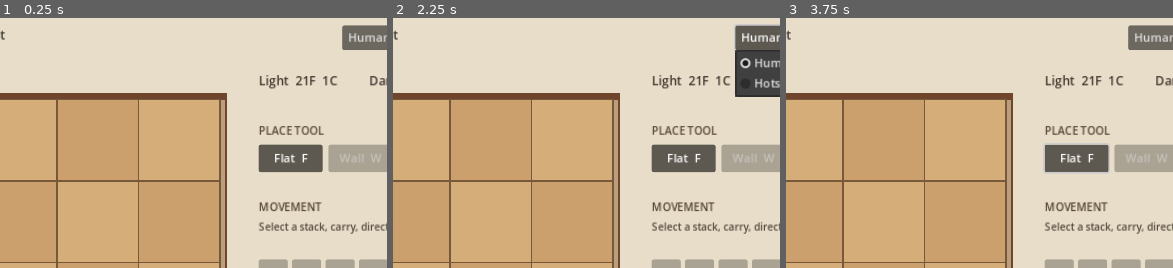
Above: before the commit, frames 1-3 (left to right).
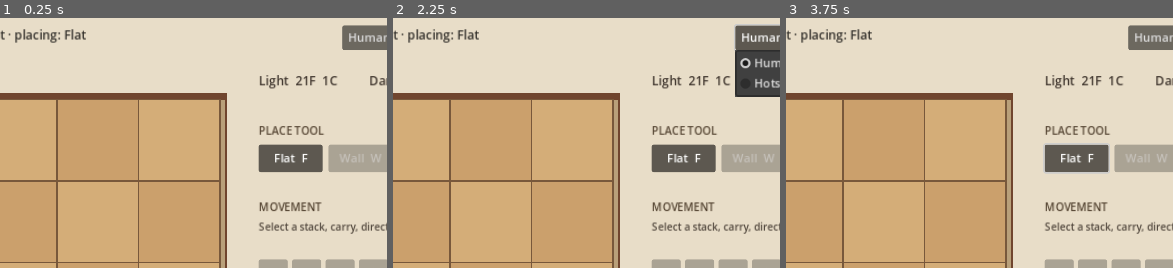
Above: after the commit, the same moments.

Repository: orbitmechanic/tak
Game: Godot game, scene res://scenes/Main.tscn
Two runs of this game, one before a commit and one after it. Both use one fixed random seed, a clock stepped at 60 frames per second and the inputs below.
Inputs:
- Up to frame 1 (0.25 s): no input
- Up to frame 2 (2.25 s): click "New Game" at 0.5 s; click "New Game" at 1.25 s; click "Human vs Bot" at 2 s
- Up to frame 3 (3.75 s): click "Undo" at 2.75 s; click "Flat F" at 3.5 s
The pictures show only the part of the screen within x 26-76%, y 0-50%; the shares and areas given below are measured in that part.

The runs differ from the first frame. In frame 1, 0.5% of the frame differs, in the area x 2-23%, y 4-10%; in frame 2, 0.5%; in frame 3, 0.5%.

Commit message:
Fix dead board clicks: full-rect HUD Control defaulted to MOUSE_FILTER_STOP and swallowed all mouse input; set hud to MOUSE_FILTER_IGNORE. Show active place tool in status bar for visible F/W/C feedback

Diff:
--- a/scripts/main.gd
+++ b/scripts/main.gd
@@ -145,6 +145,7 @@
 	add_child(layer)
 	hud = Control.new()
 	hud.set_anchors_and_offsets_preset(Control.PRESET_FULL_RECT)
+	hud.mouse_filter = Control.MOUSE_FILTER_IGNORE
 	layer.add_child(hud)
 	_add_label("TAK", Vector2(58, 24), Vector2(90, 36), 28, Color("#533c2c"))
 	status_label = _add_label("", Vector2(170, 25), Vector2(480, 32), 17, Color("#33302b"))
@@ -375,7 +376,9 @@
 	elif bot_thinking:
 		status_label.text = "Bot thinking... %d playouts" % bot.playouts
 	else:
-		status_label.text = "Your turn — Light" if state.current == 0 else ("Dark's turn" if hotseat else "Dark to move")
+		var tool_names: Array[String] = ["Flat", "Wall", "Capstone"]
+		var who: String = "Your turn — Light" if state.current == 0 else ("Dark's turn" if hotseat else "Dark to move")
+		status_label.text = "%s · placing: %s" % [who, tool_names[piece_choice]]
 	undo_button.disabled = bot_thinking
 	for type: int in range(tool_buttons.size()):
 		var unavailable: bool = false
Not shown, added: docs/screenshot.png.import
